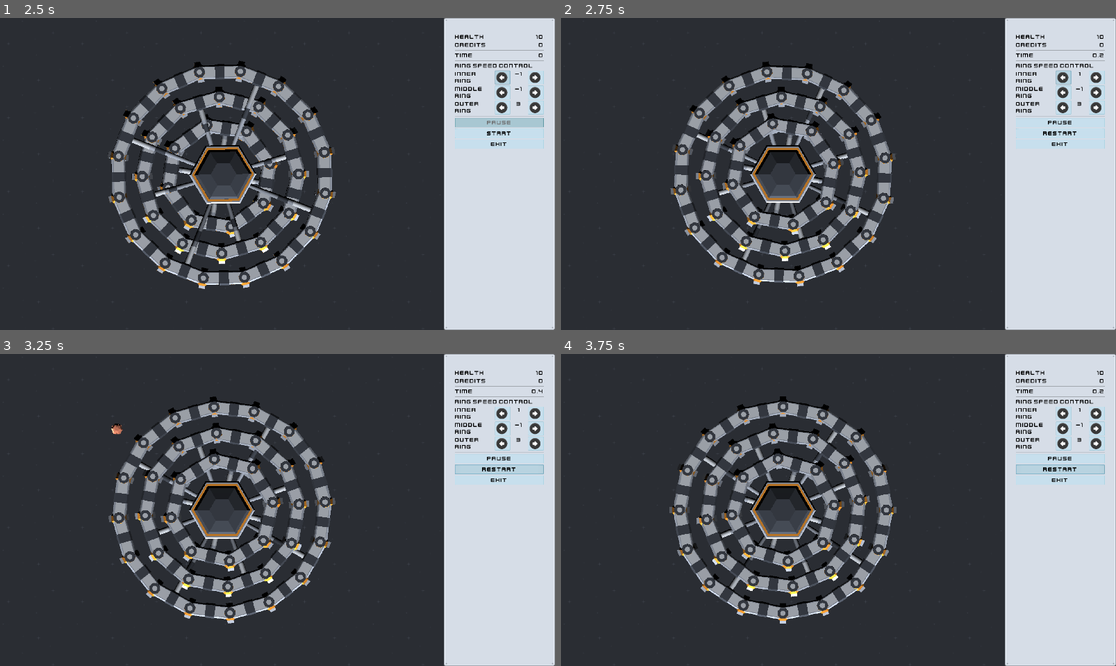
Above: before the commit, frames 1-4 (two rows, left to right).
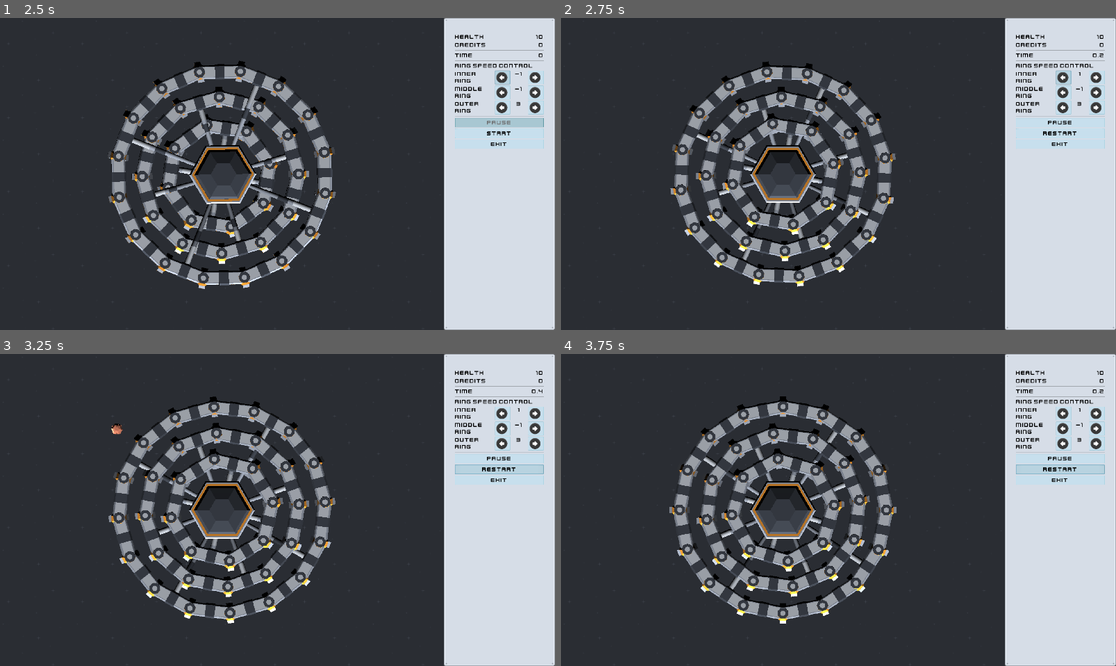
Above: after the commit, the same moments.

Repository: Wrzlprnft/ProtectPortPolyPls
Game: Godot game, scene res://scenes/Main.tscn
Same seed, same stepped clock (60 frames per second), same inputs: the game is played once before the commit and once after it.
Inputs (mouse positions are in pixels of both pictures, inside the frame that each line leads up to):
- Up to frame 1 (2.5 s): click "Start" at 0.5 s; click "Start" at 1.25 s; click (505, 77) at 2 s
- Up to frame 2 (2.75 s): no input
- Up to frame 3 (3.25 s): click "Restart" at 2.75 s
- Up to frame 4 (3.75 s): click "Restart" at 3.5 s

Frame 1 is identical in both runs. In frame 2, 0.5% of the frame differs, in the area x 19-61%, y 20-87%; in frame 3, 0.5%; in frame 4, 0.5%.

Commit message:
fixed some things

Diff:
--- a/project.godot
+++ b/project.godot
@@ -10,7 +10,7 @@
 
 [application]
 
-config/name="PortPoly"
+config/name="ProtectPortPolyPls"
 run/main_scene="res://scenes/Main.tscn"
 
 [autoload]
--- a/scenes/Main.tscn
+++ b/scenes/Main.tscn
@@ -540,6 +540,7 @@
 [node name="Ring1" type="KinematicBody" parent="ViewportContainer/Viewport"]
 transform = Transform( 1, 0, 0, 0, 1, 0, 0, 0, 1, 0, -10.5541, 0 )
 script = ExtResource( 5 )
+teleport_y = -3
 start_speed = 3
 
 [node name="CollisionShape" type="CollisionShape" parent="ViewportContainer/Viewport/Ring1"]
@@ -624,7 +625,7 @@
 [node name="Ring2" type="KinematicBody" parent="ViewportContainer/Viewport"]
 transform = Transform( 1, 0, 0, 0, 1, 0, 0, 0, 1, 0, -6.8989, 0 )
 script = ExtResource( 5 )
-strut_dist = 5
+teleport_y = -7
 ring_id = 2
 
 [node name="CollisionShape" type="CollisionShape" parent="ViewportContainer/Viewport/Ring2"]
@@ -722,7 +723,7 @@
 [node name="Ring3" type="KinematicBody" parent="ViewportContainer/Viewport"]
 transform = Transform( 1, 0, 0, 0, 1, 0, 0, 0, 1, 0, -3.04789, 0 )
 script = ExtResource( 5 )
-strut_dist = 10
+teleport_y = -11
 ring_id = 3
 start_speed = 5
 
--- a/scripts/Ring.gd
+++ b/scripts/Ring.gd
@@ -1,6 +1,7 @@
 extends KinematicBody
 
-export var strut_dist := 0
+export var teleport_y := 0
+onready var original_y = translation.y
 export var ring_id := 1
 export var start_speed := 2
 
@@ -25,10 +26,12 @@
 	Events.emit_signal("speed"+str(ring_id)+"_changed", (speedlevel - 3) if (speedlevel < 3) else (speedlevel - 2))
 
 func teleport_rings_down() -> void:
-	$Struts.translate(Vector3.DOWN * strut_dist)
+	translation.y = teleport_y
 
 func teleport_rings_up() -> void:
-	$Struts.translate(Vector3.UP * strut_dist)
+	translation.y = original_y
+
+
 
 func _physics_process(delta):
 	rotate_y(deg2rad(speed_values[speedlevel]))
